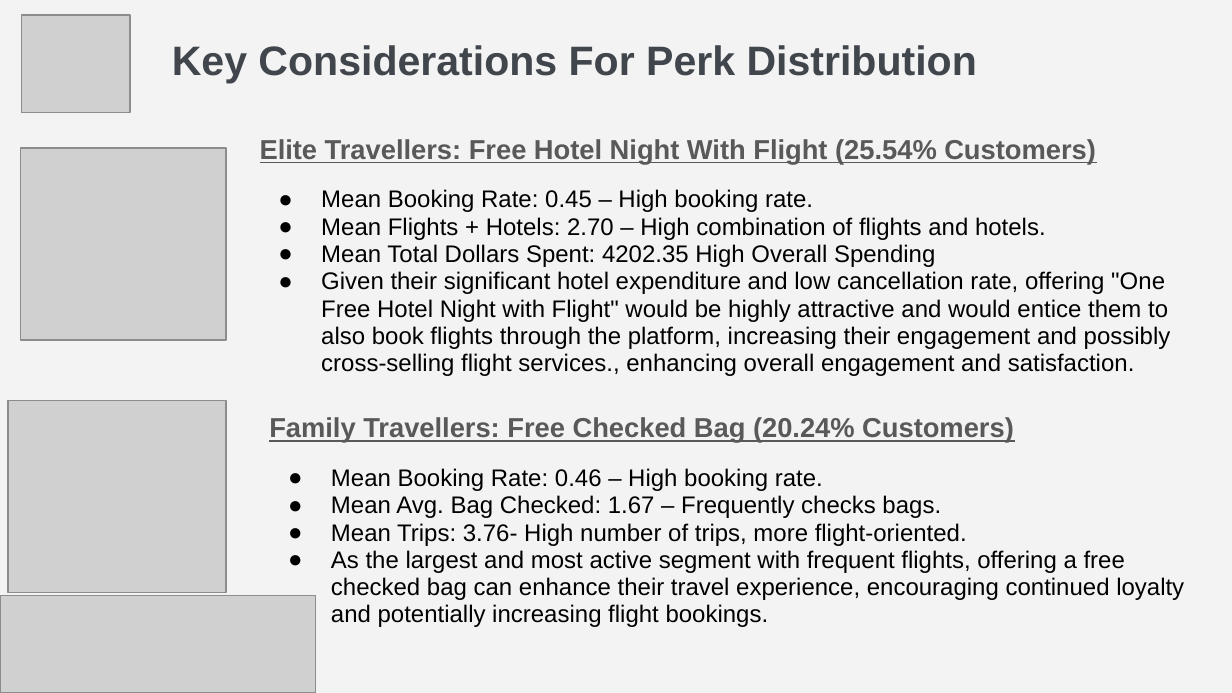
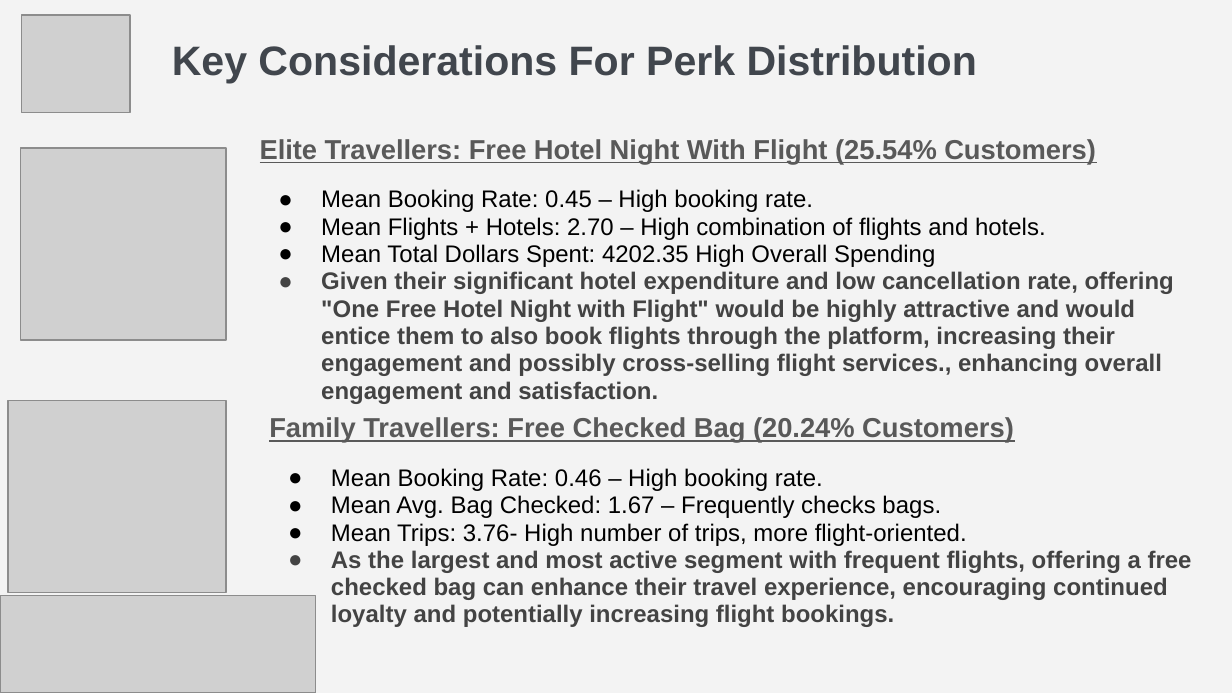
Before and after one commit to LeelaYathapu/TravelTide-Rewards-Program, a slide deck: slide 7 of TravelTide Loyalty Program Presentation.pptx. Drawn at 1232x693 pixels with LibreOffice and Linux fonts; fonts in the diff are those of the drawing; grey boxes stand for pictures. Boxes give left, top, right and bottom in pixels: in the first picture for what was removed or moved away, otherwise in the second. Text is boxed around its words. In the diff, an @@ line names an element or a change of style, - is before the commit and + after.

```diff
--- a/TravelTide Loyalty Program Presentation.pptx
+++ b/TravelTide Loyalty Program Presentation.pptx
@@ text at [321, 271, 1174, 404]: text colour #000000 to #434343, bold on in "Given their significant hotel expenditure and low ..."; bullet colour #000000 to #434343 @@
@@ text at [331, 550, 1192, 627]: text colour #000000 to #434343, bold on in "As the largest and most active segment ..."; bullet colour #000000 to #434343 @@
```
Also in this commit, not shown: 7 other slides changed, 1 other file.
